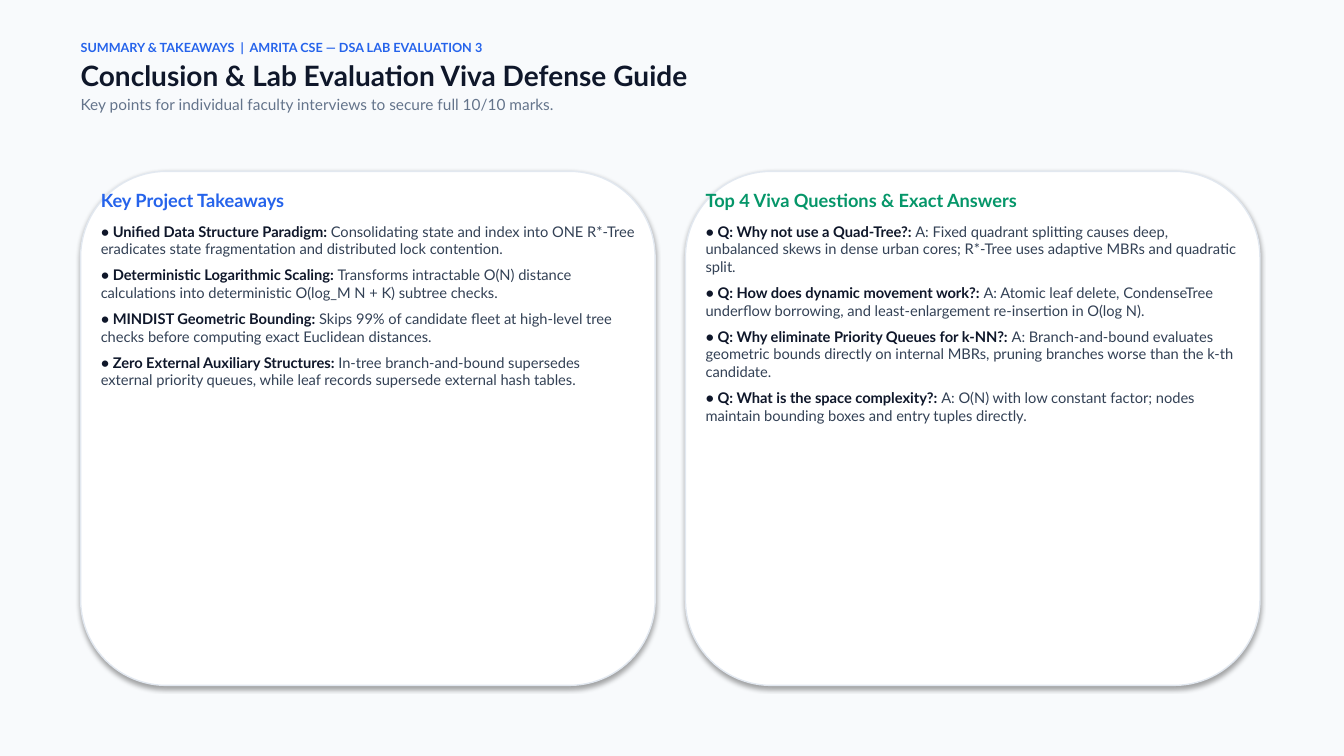
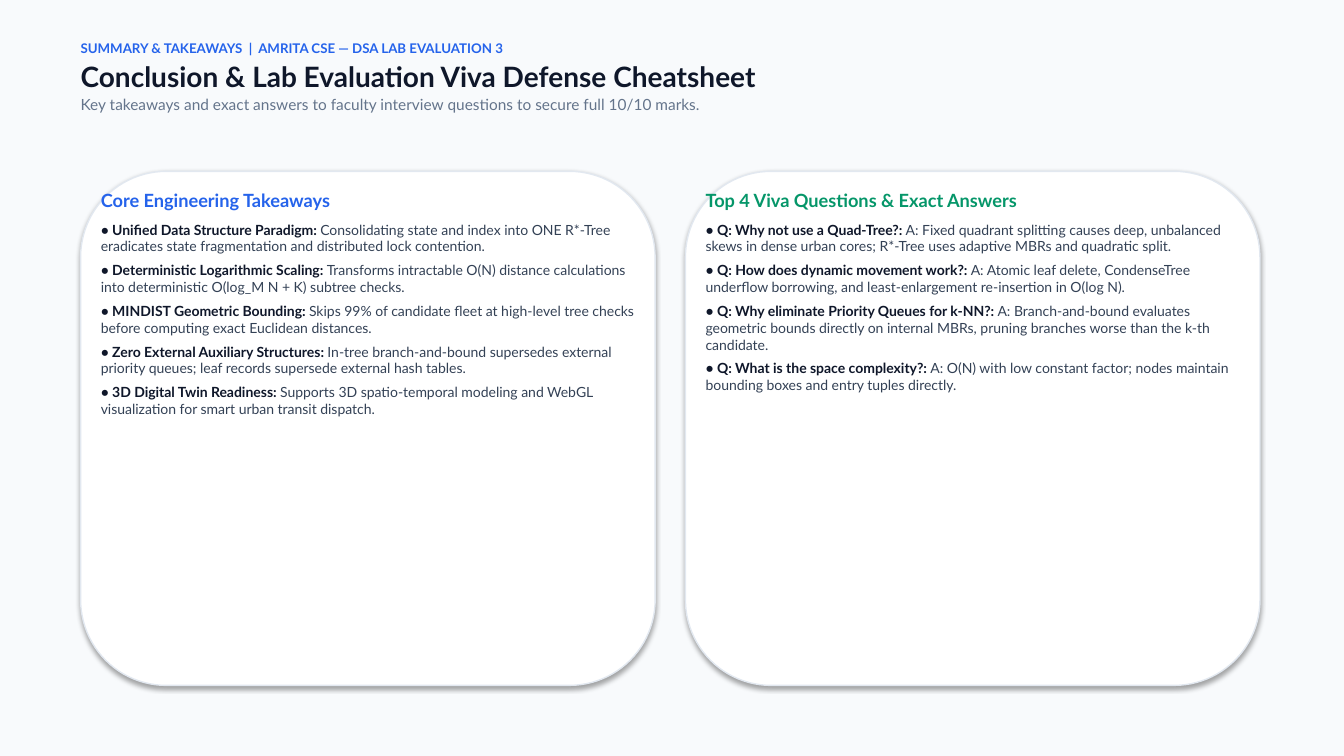
Before and after one commit to miriyaladhanwinn/uber-rstar-tree-dispatch, a slide deck: slide 16 of RStar_Tree_Uber_Fleet_Dispatch_Presentation.pptx (slide 12 before the commit). Drawn at 1344x756 pixels with LibreOffice and Linux fonts; fonts in the diff are those of the drawing. Boxes give left, top, right and bottom in pixels: in the first picture for what was removed or moved away, otherwise in the second. Text is boxed around its words. In the diff, an @@ line names an element or a change of style, - is before the commit and + after.

Commit message:
docs(presentation): regenerate academic 16-slide presentation deck with Light Theme and Spline 3D integration

```diff
--- a/RStar_Tree_Uber_Fleet_Dispatch_Presentation.pptx
+++ b/RStar_Tree_Uber_Fleet_Dispatch_Presentation.pptx
@@ text at (81,43,503,53): size 9 to 9.5 pt in "SUMMARY & TAKEAWAYS | AMRITA CSE — ..." @@
@@ text at (81,66,755,113): text changed @@
-Conclusion & Lab Evaluation Viva Defense Guide
-Key points for individual faculty interviews to secure full 10/10 marks.
+Conclusion & Lab Evaluation Viva Defense Cheatsheet
+Key takeaways and exact answers to faculty interview questions to secure full 10/10 marks.
@@ text at (101,193,330,211): text changed @@
-Key Project Takeaways
+Core Engineering Takeaways
@@ text "Top 4 Viva Questions & ..." at (706,193,1229,393): size 10.5 to 10 pt; less space between paragraphs @@
@@ text at (101,224,634,336): size 10.5 to 10 pt in "• Unified Data Structure Paradigm: Consolidating state ...", "• Deterministic Logarithmic Scaling: Transforms intractable  ...", "• MINDIST Geometric Bounding: Skips 99% of ..."; less space between paragraphs @@
@@ text at (101,346,612,417): text changed; size 10.5 to 10 pt @@
-• Zero External Auxiliary Structures: In-tree branch-and-bound supersedes external priority queues, while leaf records supersede external hash tables.
+• Zero External Auxiliary Structures: In-tree branch-and-bound supersedes external priority queues; leaf records supersede external hash tables.
+• 3D Digital Twin Readiness: Supports 3D spatio-temporal modeling and WebGL visualization for smart urban transit dispatch.
```
Also in this commit, not shown: 10 other slides changed, 5 slides added, 1 slide removed, 1 other file.
